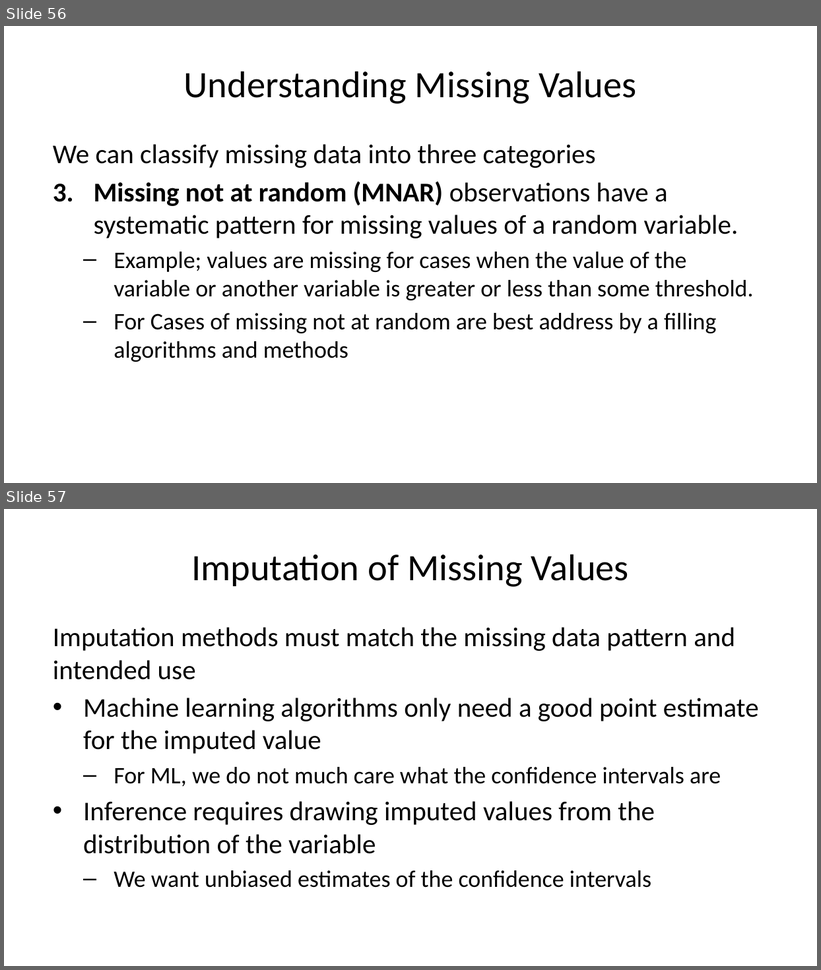
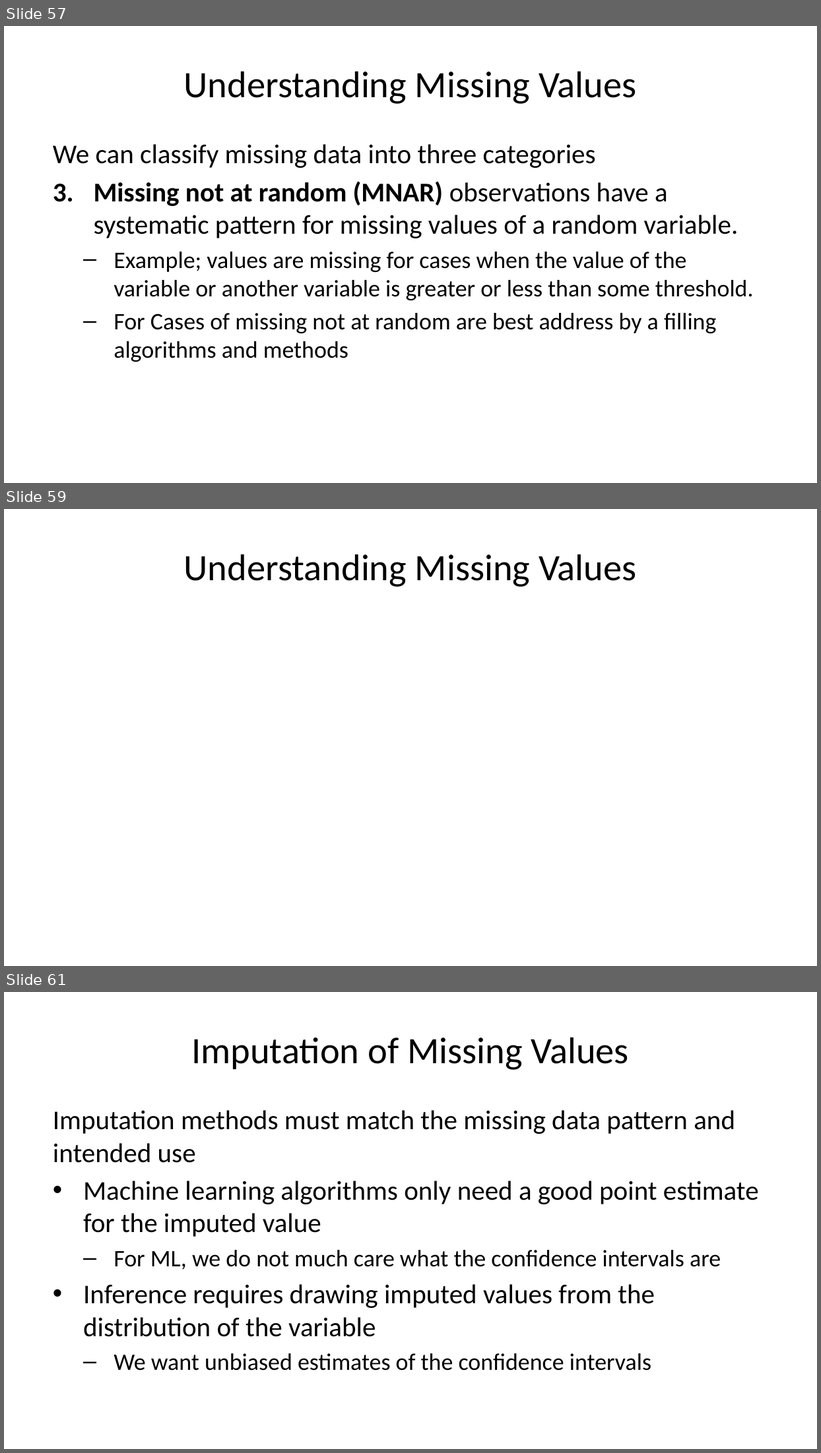
Before and after one commit to StephenElston/CSCI-E-83, a slide deck: LectureSlides/11_ModelsForMessyData.pptx. Shown one above the other, each under a label of ours: slides 56 and 57 before the commit, slides 57, 59 and 61 after it; the slides between them are not shown. The pictures are 821x970 and 821x1453 pixels, drawn with LibreOffice and Linux fonts; fonts in the diff are those of the drawing; grey boxes stand for pictures. Boxes give left, top, right and bottom in pixels: in the first picture for what was removed or moved away, otherwise in the second. Text is boxed around its words. In the diff, an @@ line names an element or a change of style, - is before the commit and + after.

Commit message:
Added and edited slides on missing data impuation

```diff
--- a/LectureSlides/11_ModelsForMessyData.pptx
+++ b/LectureSlides/11_ModelsForMessyData.pptx
@@ slide 59 added at [4, 509, 817, 966], background #FFFFFF @@
@@ title added at [184, 554, 637, 587], 33 pt, text #000000 @@
+Understanding Missing Values
@@ what was slide 56 is now slide 57 @@
@@ what was slide 57 is now slide 61 @@
```
Also in this commit, not shown: 1 slide changed, 6 other slides added.
